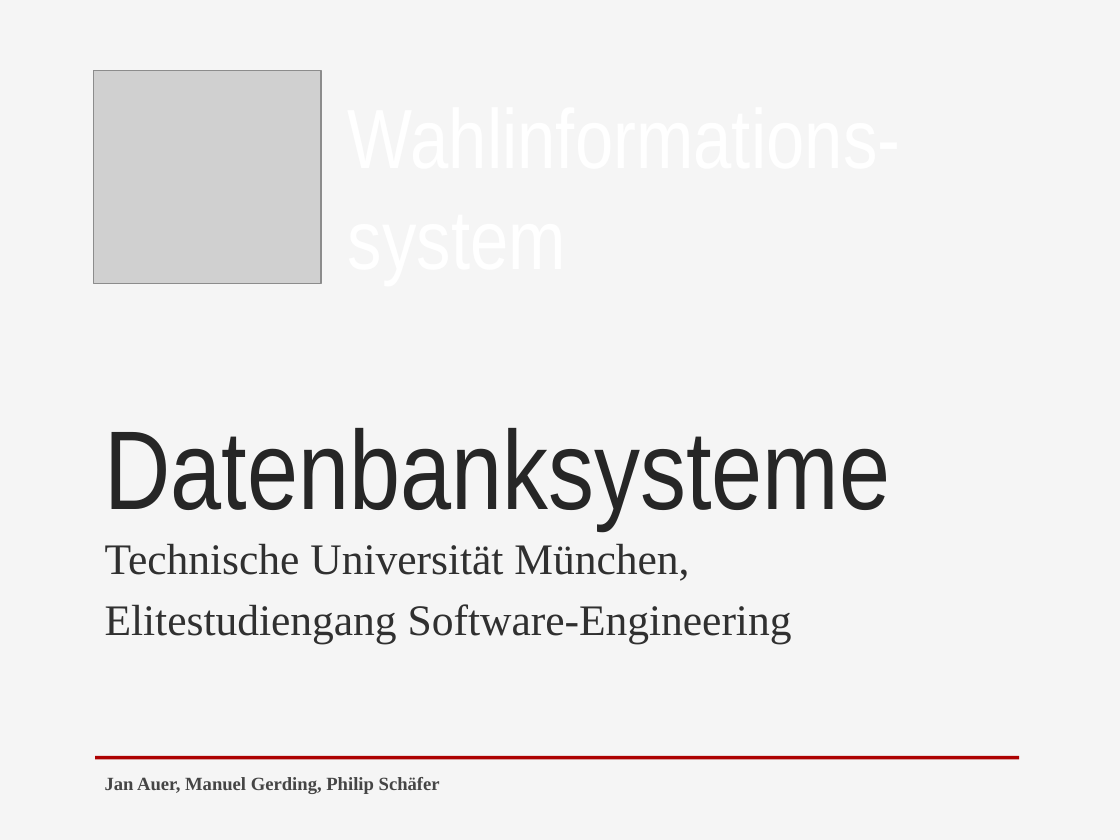
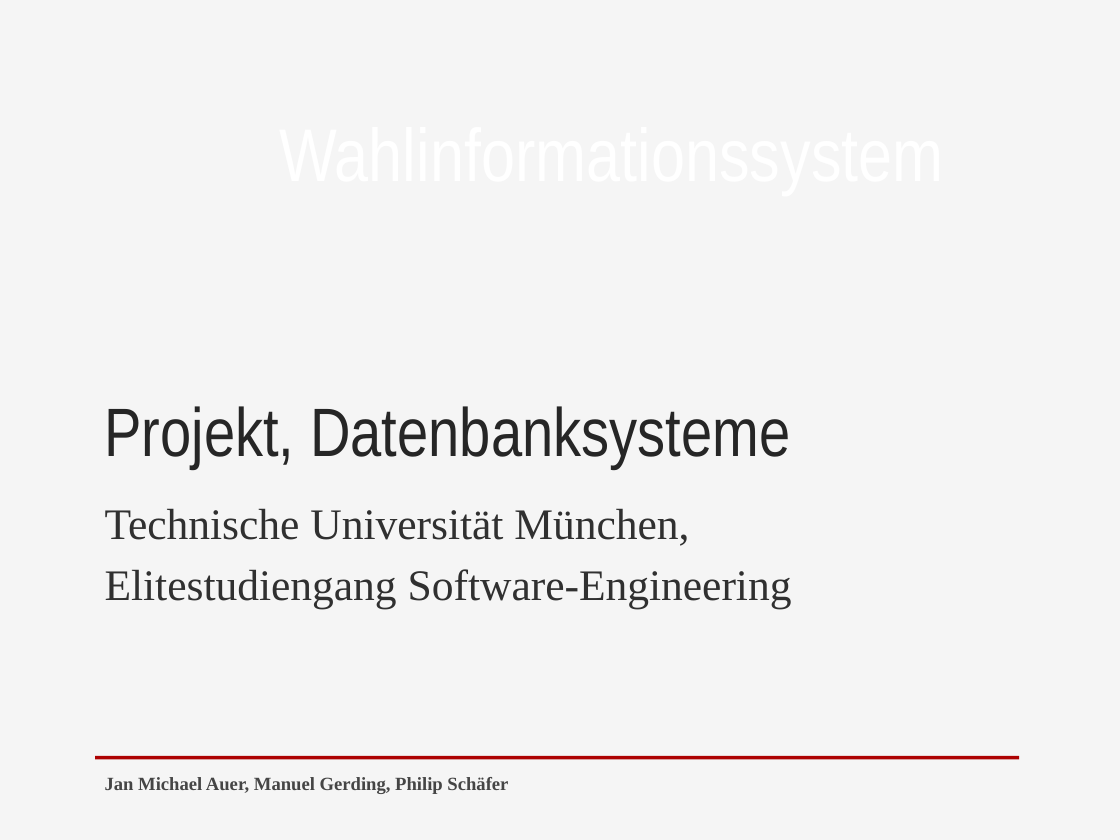
Before and after one commit to jan-auer/bundestag, a slide deck: slide 2 of docs/presentation.pptx (slide 1 before the commit). Drawn at 1120x840 pixels with LibreOffice and Linux fonts; fonts in the diff are those of the drawing; grey boxes stand for pictures; background and template pictures are left out. Boxes give left, top, right and bottom in pixels: in the first picture for what was removed or moved away, otherwise in the second. Text is boxed around its words. In the diff, an @@ line names an element or a change of style, - is before the commit and + after.

Commit message:
Update the presentation.

```diff
--- a/docs/presentation.pptx
+++ b/docs/presentation.pptx
@@ text added at <box>268,56,1070,248</box>, 48 pt, text #FFFFFF @@
+Wahlinformationssystem
@@ picture removed at <box>93,71,320,283</box> @@
@@ title at <box>104,406,790,469</box>: text changed; size 72 to 44 pt @@
-Datenbanksysteme
+Projekt, Datenbanksysteme
@@ subtitle "Technische Universität München,": place and size @@
-subtitle "Technische Universität München," at <box>105,543,792,644</box>
+subtitle "Technische Universität München," at <box>105,508,792,609</box>
@@ text at <box>105,777,508,794</box>: text changed @@
-Jan Auer, Manuel Gerding, Philip Schäfer
+Jan Michael Auer, Manuel Gerding, Philip Schäfer
```
Also in this commit, not shown: 4 other slides changed, 2 slides added.
